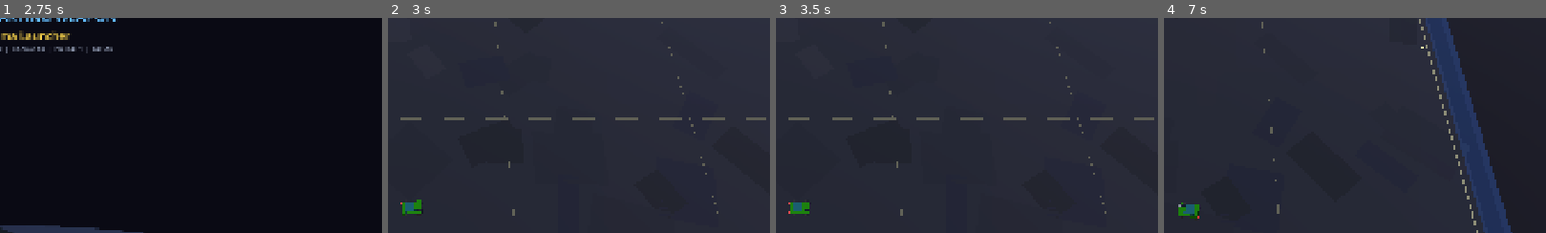
Above: before the commit, frames 1-4 (left to right).
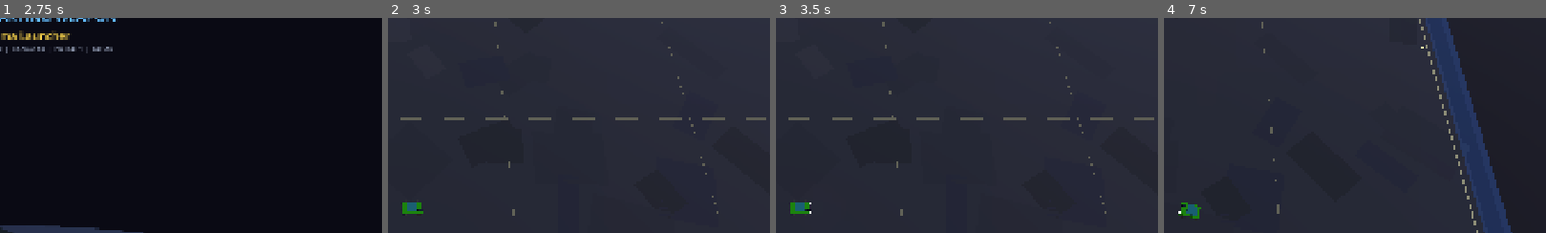
Above: after the commit, the same moments.

Repository: liuchangchangchang/drift-survivors
Game: Godot game, scene res://scenes/ui/epilepsy_warning.tscn
The game is run twice, just before and just after one commit, with the same random seed, the same clock (stepped at 60 frames per second) and the same inputs.
Inputs (mouse positions are % of the whole screen's width and height, from its top left):
- Up to frame 1 (2.75 s): click "I Understand - Continue" at 0.5 s; click "START GAME" at 1.25 s; click "CONFIRM" at 2 s
- Up to frame 2 (3 s): click "CONFIRM" at 2.75 s
- Up to frame 3 (3.5 s): no input
- Up to frame 4 (7 s): tap Enter at 3.5 s; move the mouse to (72, 45) at 3.52 s; hold D (move_right) 3.53-4.25 s; hold Shift (drift) 3.53-4.25 s; click (72, 45) at 3.67 s; drag from (30, 55) to (45, 70) at 4.27 s; move the mouse to (60, 28) at 5.02 s; hold D (move_right) 5.03-5.75 s; tap E (nitro_boost) at 5.1 s; drag from (45, 70) to (20, 35) at 5.77 s; move the mouse to (80, 65) at 6.52 s; hold A (move_left) from 6.53 s (still down); tap Ctrl at 6.6 s
The pictures show only the part of the screen within x 47-97%, y 6-56%; the shares and areas given below are measured in that part.

Frame 1 is identical in both runs. In frame 2, 0.1% of the frame differs, in the area x 3-10%, y 84-92%; in frame 3, less than 0.1%; in frame 4, 0.2%, in the area x 3-10%, y 85-94%.

Commit message:
fix: invert car roll and pitch directions
Roll was leaning inward on turns (should lean outward/away from turn).
Pitch was nose-diving on acceleration (should rear up).

Negated both cross product for roll and pitch values so:
- Turn right → car leans left (outward, like centrifugal force)
- Accelerate → car nose lifts (weight shifts to rear)
- Boost → even more pronounced rear-shift

Co-Authored-By: Claude Opus 4.6 (1M context) <noreply@anthropic.com>

Diff:
--- a/src/game/game_arena.gd
+++ b/src/game/game_arena.gd
@@ -428,13 +428,13 @@
 		var vel_angle := atan2(car.velocity.z, car.velocity.x)
 		var cross := cos(car.visual_angle) * sin(vel_angle) - sin(car.visual_angle) * cos(vel_angle)
 		var roll_amount: float = car.stats.roll_drift if car.is_drifting else car.stats.roll_normal
-		var target_roll := cross * roll_amount
+		var target_roll := -cross * roll_amount
 		body_wrap.rotation.z = lerpf(body_wrap.rotation.z, target_roll, car.stats.roll_lerp_speed * delta)
 		# Pitch: nose down when accelerating
 		var accel_input := Input.get_vector("move_left", "move_right", "move_up", "move_down").length()
-		var target_pitch: float = car.stats.pitch_accel if accel_input > 0.1 else car.stats.pitch_idle
+		var target_pitch: float = -car.stats.pitch_accel if accel_input > 0.1 else -car.stats.pitch_idle
 		if car.boost_power > 0:
-			target_pitch = car.stats.pitch_boost
+			target_pitch = -car.stats.pitch_boost
 		body_wrap.rotation.x = lerpf(body_wrap.rotation.x, target_pitch, car.stats.pitch_lerp_speed * delta)
 
 	# --- Boost exhaust particles (both pipes) ---
